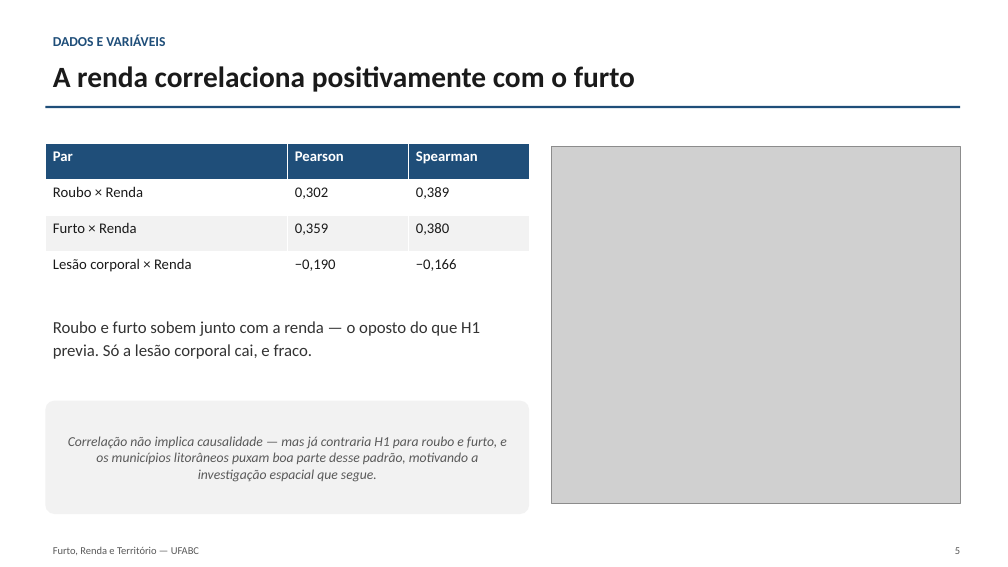
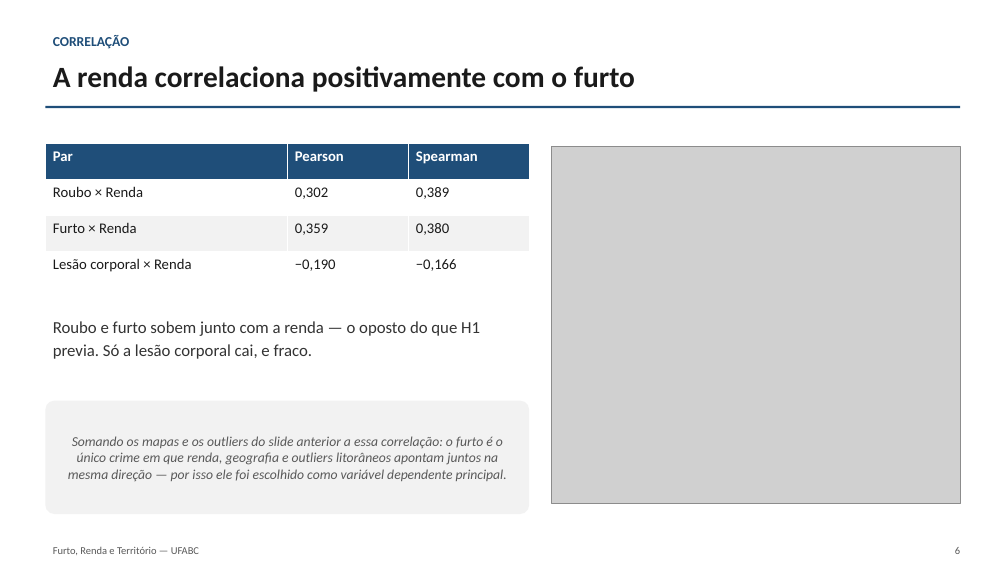
Before and after one commit to euusoujc/territory, a slide deck: slide 6 of slides/apresentacao_final.pptx (slide 5 before the commit). Drawn at 1008x567 pixels with LibreOffice and Linux fonts; fonts in the diff are those of the drawing; grey boxes stand for pictures. Boxes give left, top, right and bottom in pixels: in the first picture for what was removed or moved away, otherwise in the second. Text is boxed around its words. In the diff, an @@ line names an element or a change of style, - is before the commit and + after.

Commit message:
refact: reordena a apresentação (15 slides) e dá espaço aos mapas
Ajustes pedidos após revisão: a ordem inicial estava confusa (hipótese,
dados, mapas e correlação misturados num só bloco). Reestrutura em
blocos claros — Hipótese > Dados e variáveis > Taxas (mapas municipais
dos 3 crimes + outliers por crime) > Correlação (e o motivo de escolher
o furto) > Desenvolvimento > Conclusão.

Também separa "por que sair do OLS" em slide próprio com o mapa de
resíduos em tamanho legível (antes espremido dentro do slide de
comparação de modelos, praticamente ilegível) — o slide de três modelos
agora só tem as caixas, sem imagem, com espaço para respirar.

13 -> 15 slides. docs/guia_apresentacao.md reescrito para a nova ordem.

```diff
--- a/slides/apresentacao_final.pptx
+++ b/slides/apresentacao_final.pptx
@@ text at bbox=[53, 35, 130, 49]: text changed @@
-DADOS E VARIÁVEIS
+CORRELAÇÃO
@@ text in rounded rectangle at bbox=[68, 436, 507, 481]: text changed @@
-Correlação não implica causalidade — mas já contraria H1 para roubo e furto, e os municípios litorâneos puxam boa parte desse padrão, motivando a investigação espacial que segue.
+Somando os mapas e os outliers do slide anterior a essa correlação: o furto é o único crime em que renda, geografia e outliers litorâneos apontam juntos na mesma direção — por isso ele foi escolhido como variável dependente principal.
```
Also in this commit, not shown: 10 other slides changed, 2 slides added, 3 other files.
